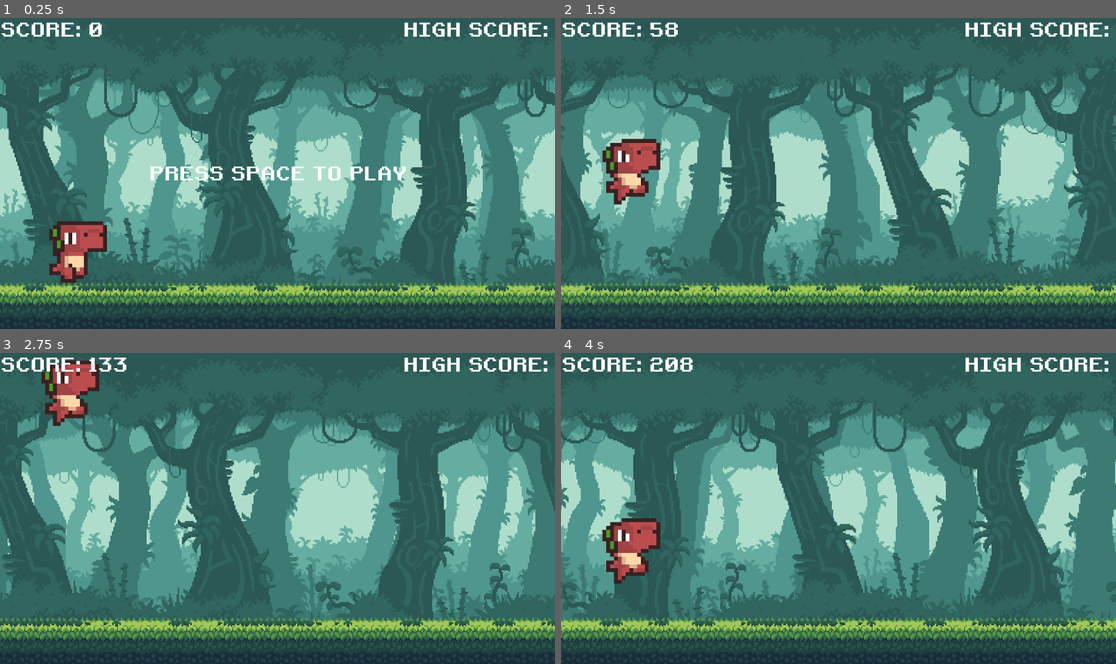
Above: before the commit, frames 1-4 (two rows, left to right).
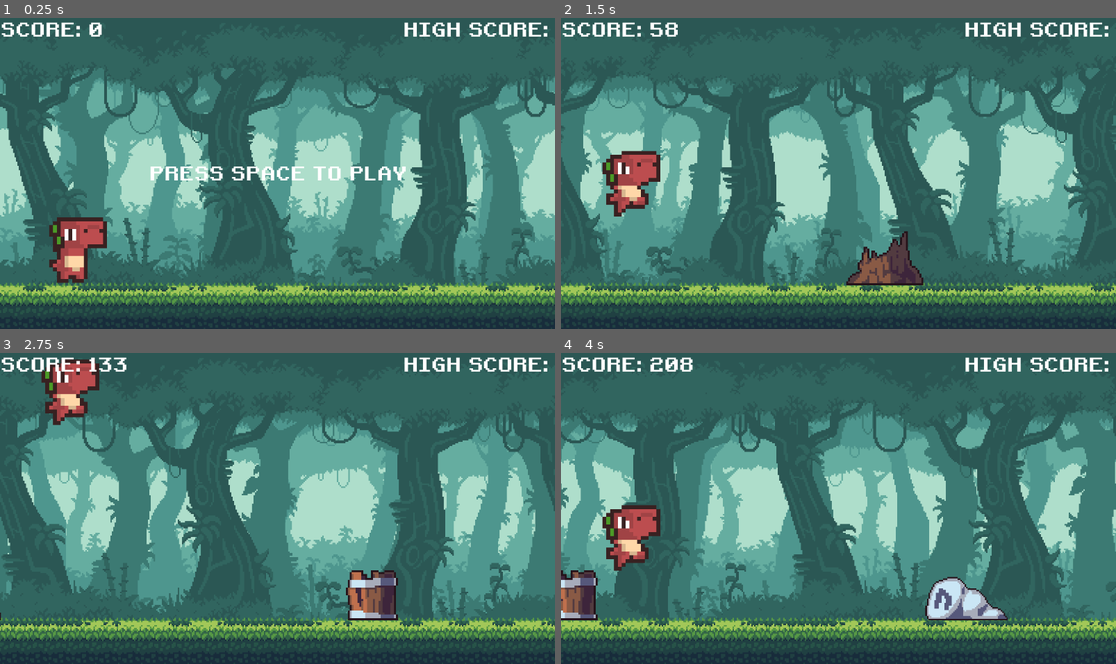
Above: after the commit, the same moments.

Repository: AnhNguyenTung039/godot-games
Game: Godot game, scene res://scenes/main.tscn
Same seed, same stepped clock (60 frames per second), same inputs: the game is played once before the commit and once after it.
Inputs:
- Up to frame 1 (0.25 s): no input
- Up to frame 2 (1.5 s): tap Space at 0.5 s; hold Enter (ui_accept) 0.53-1.28 s; hold Up (ui_up) from 0.53 s (still down); tap Enter (ui_accept) at 1.35 s
- Up to frame 3 (2.75 s): tap Enter (ui_accept) at 1.52, 1.82 s; release Up (ui_up) at 2.03 s; hold Down (ui_down) from 2.03 s (still down); hold Enter (ui_accept) from 2.03 s (still down)
- Up to frame 4 (4 s): release Down (ui_down) at 2.78 s; release Enter (ui_accept) at 2.78 s; hold Up (ui_up) from 2.78 s (still down); tap Enter (ui_accept) at 2.85, 3.02, 3.32 s; hold Enter (ui_accept) from 3.53 s (still down)

The runs differ from the first frame. In frame 1, 0.8% of the frame differs, in the area x 8-20%, y 64-86%; in frame 2, 3.0%; in frame 3, 1.6%; in frame 4, 4.1%, in the area x 0-81%, y 48-86%.

Commit message:
adding rendering obstacles functions

Diff:
--- a/scenes/dino.gd
+++ b/scenes/dino.gd
@@ -9,14 +9,18 @@
 	if is_on_floor():
 		$RunningCollision.disabled = false
 
-		if Input.is_action_pressed("ui_accept") || Input.is_action_pressed("ui_up"):
-			velocity.y = JUMP_SPEED
-			$JumpSound.play()
-		elif Input.is_action_pressed("ui_down"):
-			$AnimatedSprite2D.play("duck")
-			$RunningCollision.disabled = true
+		if not get_parent().game_running:
+			$AnimatedSprite2D.play("idle")
 		else:
-			$AnimatedSprite2D.play("run")
+			if Input.is_action_pressed("ui_accept") || Input.is_action_pressed("ui_up"):
+				velocity.y = JUMP_SPEED
+				$JumpSound.play()
+			elif Input.is_action_pressed("ui_down"):
+				$AnimatedSprite2D.play("duck")
+				$RunningCollision.disabled = true
+			else:
+				$AnimatedSprite2D.play("run")
+
 	else:
 		$AnimatedSprite2D.play("jump")
 
--- a/scenes/main.gd
+++ b/scenes/main.gd
@@ -1,8 +1,20 @@
 extends Node
+
+# Preload obstacles
+var stump_scene = preload("res://stump.tscn")
+var rock_scene = preload("res://rock.tscn")
+var barrel_scene = preload("res://barrel.tscn")
+var bird_scene = preload("res://bird.tscn")
+var obstacle_types := [stump_scene, rock_scene, barrel_scene]
+var obstacles : Array
+var bird_heights := [200, 390]
 
 # Game variables
 const DINO_START_POSITION := Vector2i(150, 485)
 const CAMERA_START_POSITION := Vector2i(576, 324)
+
+var difficulty
+const MAX_DIFFICULTY : int = 2
 
 var score : int
 const SCORE_MODIFIER : int = 10
@@ -10,21 +22,27 @@
 var speed : float
 const START_SPEED : float = 10.0
 const MAX_SPEED : int = 25
+var SPEED_MODIFIER : int = 5000
 
 var screen_size : Vector2i
+var ground_height : int
 
 var game_running : bool
+
+var last_obstacle
 
 # Called when the node enters the scene tree for the first time.
 func _ready():
 	screen_size = get_window().size
+	ground_height = $Ground.get_node("Sprite2D").texture.get_height()
 	new_game()
-
 
 func new_game ():
 	# Reset variables
 	score = 0
 	show_score()
+	game_running = false
+	difficulty = 0
 
 	# Reset the nodes
 	$Dino.position = DINO_START_POSITION
@@ -40,7 +58,16 @@
 # Called every frame. 'delta' is the elapsed time since the previous frame.
 func _process(delta):
 	if game_running:
-		speed = START_SPEED
+		# Speed up and adjust difficulty
+		speed = START_SPEED + score / SPEED_MODIFIER
+
+		if speed > MAX_SPEED:
+			speed = MAX_SPEED
+
+		adjust_difficulty()
+
+		# Generate obstacles
+		generate_obstacle()
 
 		# Move the Dino and Camera position
 		$Dino.position.x += speed
@@ -60,3 +87,29 @@
 
 func show_score():
 	$HUD.get_node("ScoreLabel").text = "SCORE: " + str(score / SCORE_MODIFIER)
+
+func generate_obstacle():
+	# Generate ground obstacles
+	if obstacles.is_empty() or last_obstacle.position.x < score + randi_range(300, 500):
+		var obstacle_type = obstacle_types[randi() % obstacle_types.size()]
+		var obstacle
+
+		var max_obstacles = difficulty + 1
+		for i in range(randi() % max_obstacles + 1):
+			obstacle = obstacle_type.instantiate()
+			var obstacle_height = obstacle.get_node("Sprite2D").texture.get_height()
+			var obstacle_scale = obstacle.get_node("Sprite2D").scale
+			var obstacle_x : int = screen_size.x + score + 100 + (i * 100)
+			var obstacle_y : int = screen_size.y - ground_height - (obstacle_height * obstacle_scale.y / 2) + 5
+			last_obstacle = obstacle
+			add_obstacle(obstacle, obstacle_x, obstacle_y)
+
+func add_obstacle(obstacle, x, y):
+	obstacle.position = Vector2i(x, y)
+	add_child(obstacle) # Add obstacle as a child of the current node which is main scene
+	obstacles.append(obstacle) # Add obstacle to the obstacles array
+
+func adjust_difficulty():
+	difficulty = score / SPEED_MODIFIER
+	if difficulty > MAX_DIFFICULTY:
+		difficulty = MAX_DIFFICULTY
